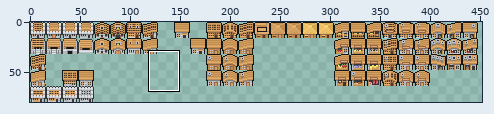
Two versions of one sprite sheet, Art/Textures/MergedTileSets/6_Residential_Building.png. Above: a wide view before the commit, with the close-up outlined.
Close-up. Before the edit:
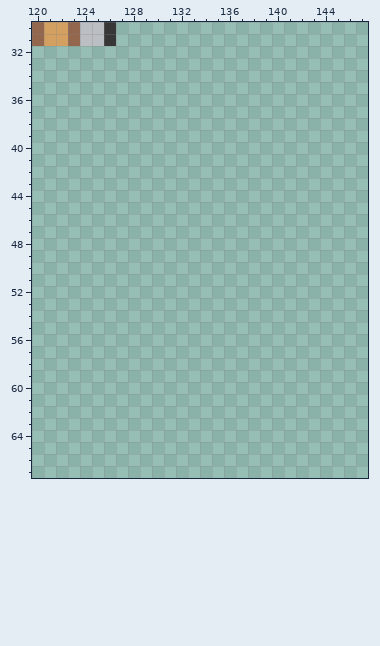
The file is 480x80 pixels. Colours within 5 levels of each other are drawn and written as one. Shown: x 120..147, y 30..67. The wide view leaves out empty margins.
The result:
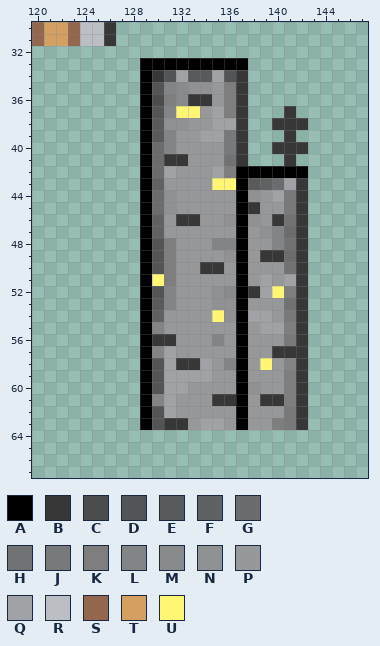
Palette (. is transparent): A #000000  B #373737  C #4b4c4d  D #535455  E #595a5c  F #5f6162  G #6a6c6e  H #717273  J #78797b  K #7e7e7e  L #828486  M #888a8c  N #909193  P #96989a  Q #a0a2a5  R #bbbec2  S #93674d  T #d3a061  U #fff673
From old to new:
y 33: x 129..137 ......... -> AAAAAAAAA
y 34: x 129..137 ......... -> ABDQEEQDB
y 35: x 129..137 ......... -> ADLMNNPKB
y 36: x 129..137 ......... -> ACKMBBPKB
y 37: x 129..137 ......... -> ADLUUPQKB; x 141 . -> B
y 38: x 129..137 ......... -> AENNPPQQB; x 140..142 ... -> BBB
y 39: x 129..137 ......... -> AELPPQQJB; x 141 . -> B
y 40: x 129..137 ......... -> AGLPPPPJB; x 140..142 ... -> BBB
y 41: x 129..137 ......... -> AGBBPPPHB; x 141 . -> B
y 42: x 129..142 .............. -> AGQPPPQKAAAAAA
y 43: x 129..142 .............. -> AFPPPPUUAEFGQB
y 44: x 129..142 .............. -> AGNPPPPPANPQJB
y 45: x 129..142 .............. -> AGNPPPPPABPPJB
y 46: x 129..142 .............. -> AFPBBPPNANPBHB
y 47: x 129..142 .............. -> AFPPPPPPAPNLGB
y 48: x 129..142 .............. -> ADKPPPLLAPPLHB
y 49: x 129..142 .............. -> ADKPPPPNAPBBGB
y 50: x 129..142 .............. -> ADKPPBBPAPPPHB
y 51: x 129..142 .............. -> AUKPPPPPAPQPQB
y 52: x 129..142 .............. -> ADLPPPNMABQUKB
y 53: x 129..142 .............. -> AELPPPNNAPPPHB
y 54: x 129..142 .............. -> AFPPPPUNAQQPJB
y 55: x 129..142 .............. -> ALPPPPPPAPQQKB
y 56: x 129..142 .............. -> ABBPPPLPAPPPJB
y 57: x 129..142 .............. -> ALQPPPPPAPPBBB
y 58: x 129..142 .............. -> ADQBBQPLAPUPLB
y 59: x 129..142 .............. -> ADQQQQPPAPPPKB
y 60: x 129..142 .............. -> ADQQPPPPANPPKB
y 61: x 129..142 .............. -> ALQPPPBBAPBBKB
y 62: x 129..142 .............. -> ADQPPPPPAPPPJB
y 63: x 129..142 .............. -> ADBBPQQPAPPKJB
